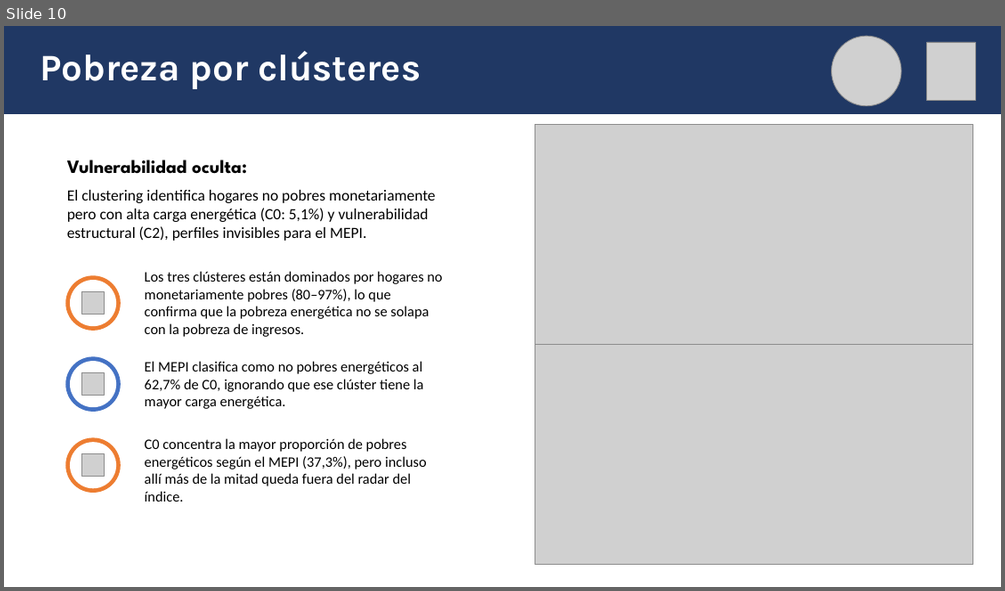
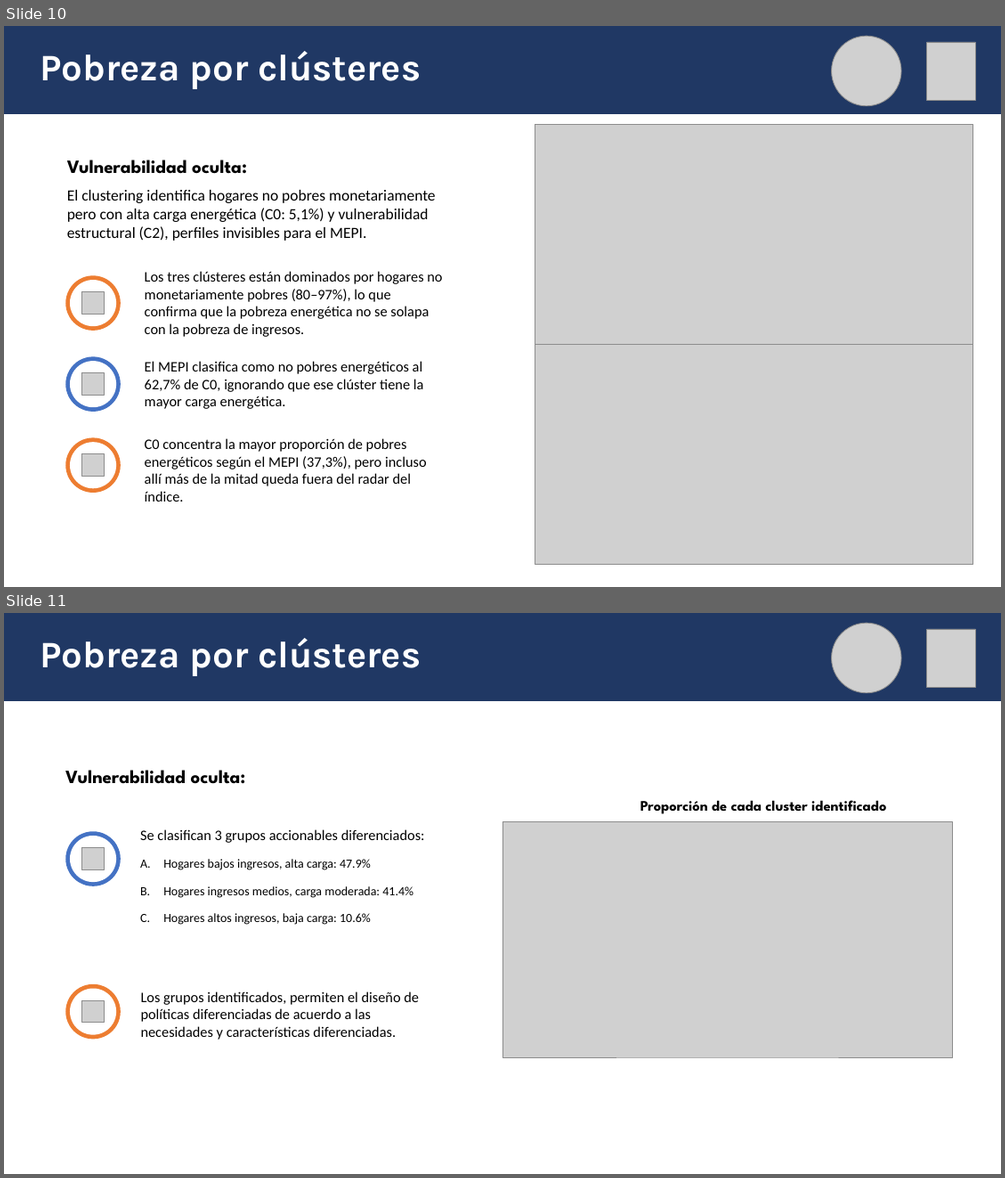
Before and after one commit to lucianoaltamirano435-rgb/Grupo_3_Trabajos_practicos, a slide deck: TPF/TP_final_Seminario_programacion_presentación_final.pptx. Shown one above the other, each under a label of ours: slide 10 before the commit, slides 10 and 11 after it. The pictures are 1005x591 and 1005x1178 pixels, drawn with LibreOffice and Linux fonts; fonts in the diff are those of the drawing; grey boxes stand for pictures. Boxes give left, top, right and bottom in pixels: in the first picture for what was removed or moved away, otherwise in the second. Text is boxed around its words. In the diff, an @@ line names an element or a change of style, - is before the commit and + after.

Commit message:
versiones finales de presentacion y codigo

```diff
--- a/TPF/TP_final_Seminario_programacion_presentación_final.pptx
+++ b/TPF/TP_final_Seminario_programacion_presentación_final.pptx
@@ slide 11 added at [4,613,1001,1174], background #FFFFFF @@
@@ rectangle added at [4,613,1001,701], fill #203864, outline #203864 1 pt @@
@@ text added at [40,638,421,676], 36 pt, text #FFFFFF, bold @@
+Pobreza por clústeres
@@ picture added at [832,623,901,693] @@
@@ picture added at [927,629,975,686] @@
@@ text added at [65,770,246,784], 18 pt, text #000000, bold @@
+Vulnerabilidad oculta:
@@ picture added at [502,821,952,1057] @@
@@ text added at [640,800,886,814], 14 pt, text #000000, bold @@
+Proporción de cada cluster identificado
@@ ellipse added at [65,831,120,886], fill #4472C4 @@
@@ ellipse added at [70,835,116,882], fill #FFFFFF @@
@@ picture added at [81,848,104,869] @@
@@ text added at [140,829,425,925], 12 pt, text #000000 @@
+Se clasifican 3 grupos accionables diferenciados:
+A. Hogares bajos ingresos, alta carga: 47.9%
+B. Hogares ingresos medios, carga moderada: 41.4%
+C. Hogares altos ingresos, baja carga: 10.6%
@@ ellipse added at [65,984,120,1038], fill #ED7D31 @@
@@ ellipse added at [70,989,116,1035], fill #FFFFFF @@
@@ picture added at [81,1000,104,1022] @@
@@ text added at [141,991,419,1039], 14 pt, text #000000 @@
+Los grupos identificados, permiten el diseño de políticas diferenciadas de acuerdo a las necesidades y características diferenciadas.
```
Also in this commit, not shown: 1 other file.
